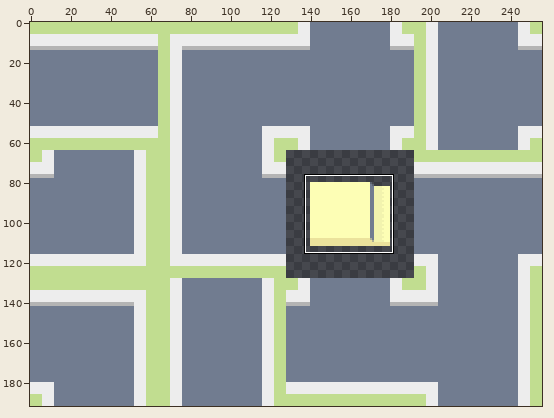
Two states of a sprite sheet, src/assets/spritesheet.png. Above: a wide view before the commit, with the close-up outlined.
Close-up. Old version:
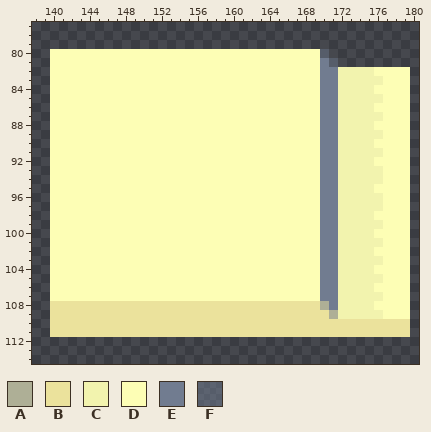
The file is 256x192 pixels. Colours within 5 levels of each other are drawn and written as one. Shown: x 138..180, y 77..114. The commit also changed other parts of the picture, which this record leaves out.
Palette (. is transparent): A #aeaf96  B #ebe29c  C #f2f3ae  D #fdfeb5  E #717c90  F #727e9180
Pixels before, first column x 140:
 80 DDDDDDDDDDDDDDDDDDDDDDDDDDDDDDF.........
 81 DDDDDDDDDDDDDDDDDDDDDDDDDDDDDDEF........
 82 DDDDDDDDDDDDDDDDDDDDDDDDDDDDDDEECCCCDDDD
 83 DDDDDDDDDDDDDDDDDDDDDDDDDDDDDDEECCCCCDDD
 84 DDDDDDDDDDDDDDDDDDDDDDDDDDDDDDEECCCCDDDD
 85 DDDDDDDDDDDDDDDDDDDDDDDDDDDDDDEECCCCCDDD
 86 DDDDDDDDDDDDDDDDDDDDDDDDDDDDDDEECCCCDDDD
 87 DDDDDDDDDDDDDDDDDDDDDDDDDDDDDDEECCCCCDDD
 88 DDDDDDDDDDDDDDDDDDDDDDDDDDDDDDEECCCCDDDD
 89 DDDDDDDDDDDDDDDDDDDDDDDDDDDDDDEECCCCCDDD
 90 DDDDDDDDDDDDDDDDDDDDDDDDDDDDDDEECCCCDDDD
 91 DDDDDDDDDDDDDDDDDDDDDDDDDDDDDDEECCCCCDDD
 92 DDDDDDDDDDDDDDDDDDDDDDDDDDDDDDEECCCCDDDD
 93 DDDDDDDDDDDDDDDDDDDDDDDDDDDDDDEECCCCCDDD
 94 DDDDDDDDDDDDDDDDDDDDDDDDDDDDDDEECCCCCDDD
 95 DDDDDDDDDDDDDDDDDDDDDDDDDDDDDDEECCCCDDDD
 96 DDDDDDDDDDDDDDDDDDDDDDDDDDDDDDEECCCCCDDD
 97 DDDDDDDDDDDDDDDDDDDDDDDDDDDDDDEECCCCCDDD
 98 DDDDDDDDDDDDDDDDDDDDDDDDDDDDDDEECCCCDDDD
 99 DDDDDDDDDDDDDDDDDDDDDDDDDDDDDDEECCCCCDDD
100 DDDDDDDDDDDDDDDDDDDDDDDDDDDDDDEECCCCDDDD
101 DDDDDDDDDDDDDDDDDDDDDDDDDDDDDDEECCCCCDDD
102 DDDDDDDDDDDDDDDDDDDDDDDDDDDDDDEECCCCDDDD
103 DDDDDDDDDDDDDDDDDDDDDDDDDDDDDDEECCCCCDDD
104 DDDDDDDDDDDDDDDDDDDDDDDDDDDDDDEECCCCDDDD
105 DDDDDDDDDDDDDDDDDDDDDDDDDDDDDDEECCCCCDDD
106 DDDDDDDDDDDDDDDDDDDDDDDDDDDDDDEECCCCDDDD
107 DDDDDDDDDDDDDDDDDDDDDDDDDDDDDDEECCCCCDDD
108 BBBBBBBBBBBBBBBBBBBBBBBBBBBBBBAECCCCDDDD
109 BBBBBBBBBBBBBBBBBBBBBBBBBBBBBBBACCCCCDDD
110 BBBBBBBBBBBBBBBBBBBBBBBBBBBBBBBBBBBBBBBB
111 BBBBBBBBBBBBBBBBBBBBBBBBBBBBBBBBBBBBBBBB
Once edited:
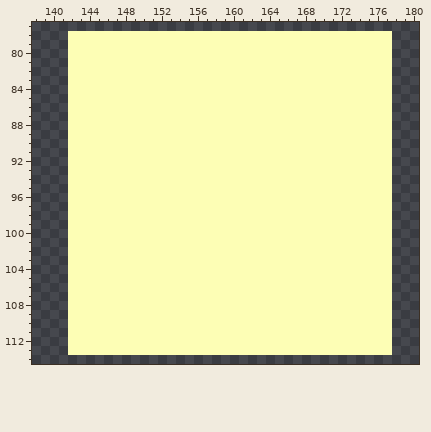
Edits made:
There is now colour D in rows 78 to 79 at x 142 to 177; in row 80 at x 171 to 177; in row 81 at x 172 to 177; in rows 112 to 113 at x 142 to 177.
The edit turns colour A into colour D in row 108 at x 170; in row 109 at x 171.
The edit turns colour B into colour D in row 108 at x 142 to 169; in row 109 at x 142 to 170; in rows 110 to 111 at x 142 to 177.
The edit turns colour C into colour D in row 82 at x 172 to 175; in row 83 at x 172 to 176; in row 84 at x 172 to 175; in row 85 at x 172 to 176; in row 86 at x 172 to 175; in row 87 at x 172 to 176.
The edit turns colour C into colour D in row 88 at x 172 to 175; in row 89 at x 172 to 176; in row 90 at x 172 to 175; in row 91 at x 172 to 176; in row 92 at x 172 to 175; in rows 93 to 94 at x 172 to 176.
The edit turns colour C into colour D in row 95 at x 172 to 175; in rows 96 to 97 at x 172 to 176; in row 98 at x 172 to 175; in row 99 at x 172 to 176; in row 100 at x 172 to 175; in row 101 at x 172 to 176.
The edit turns colour C into colour D in row 102 at x 172 to 175; in row 103 at x 172 to 176; in row 104 at x 172 to 175; in row 105 at x 172 to 176; in row 106 at x 172 to 175; in row 107 at x 172 to 176.
The edit turns colour C into colour D in row 108 at x 172 to 175; in row 109 at x 172 to 176.
The edit turns colour E into colour D in row 81 at x 170; in rows 82 to 107 at x 170 to 171; in row 108 at x 171.
The edit turns colour F into colour D in row 80 at x 170; in row 81 at x 171.
Colour B is gone in rows 108 to 109 at x 140 to 141; in rows 110 to 111 at x 140 to 141 and 178 to 179.
Colour D is gone in rows 80 to 81 at x 140 to 141; in rows 82 to 107 at x 140 to 141 and 178 to 179; in rows 108 to 109 at x 178 to 179.
Changed places in both close-ups, as pixel boxes (x1, y1, x2, y2):
changed: (50, 31, 410, 355)
